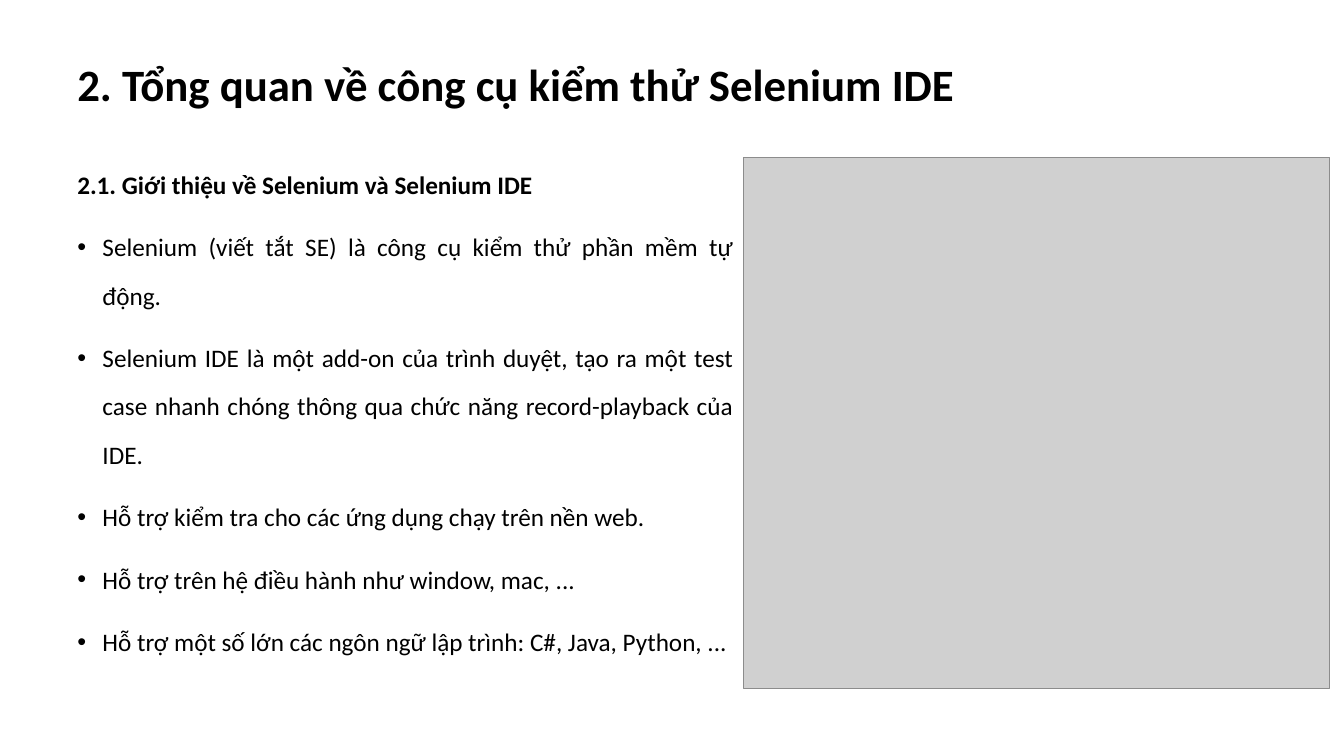
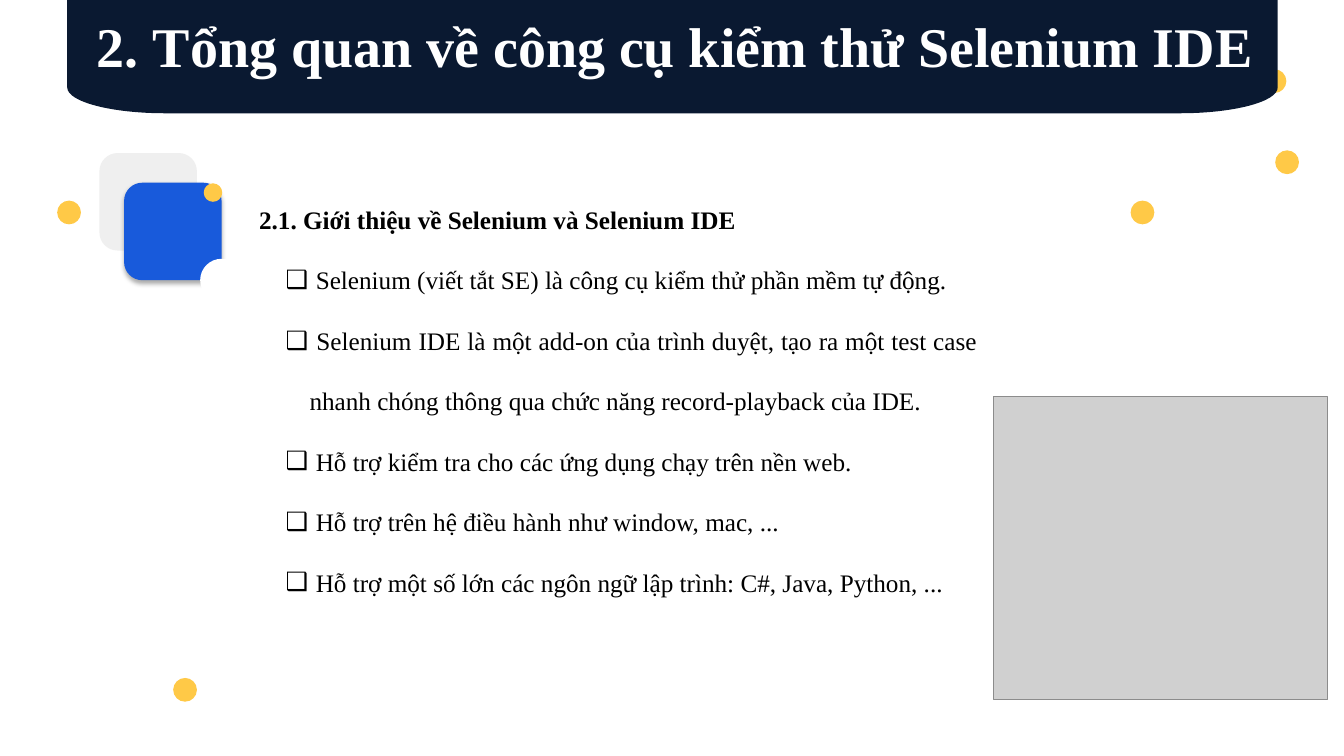
Before and after one commit to HoangNamBN/Tester, a slide deck: slide 5 of silde/SeleniumIDE.pptx (slide 4 before the commit). Drawn at 1344x756 pixels with LibreOffice and Linux fonts; fonts in the diff are those of the drawing; grey boxes stand for pictures. Boxes give left, top, right and bottom in pixels: in the first picture for what was removed or moved away, otherwise in the second. Text is boxed around its words. In the diff, an @@ line names an element or a change of style, - is before the commit and + after.

```diff
--- a/silde/SeleniumIDE.pptx
+++ b/silde/SeleniumIDE.pptx
@@ freeform shape added at (x1=65, y1=0, x2=1279, y2=113), fill #0A1931 @@
@@ text "2. Tổng quan về công ..." moved from (x1=77, y1=66, x2=954, y2=109) to (x1=97, y1=26, x2=1252, y2=77) @@
@@ text "2. Tổng quan về công ..." at (x1=97, y1=26, x2=1252, y2=77): size 32 to 40 pt, font Calibri to Times New Roman, text colour #000000 to #FFFFFF; alignment left to centre; line spacing 0.9 to 1; vertical alignment middle to top @@
@@ freeform shape added at (x1=1262, y1=69, x2=1288, y2=94), fill #FFC947 @@
@@ freeform shape added at (x1=1274, y1=149, x2=1300, y2=174), fill #FFC947 @@
@@ text "2.1. Giới thiệu về Selenium ..." moved from (x1=77, y1=175, x2=733, y2=656) to (x1=259, y1=210, x2=976, y2=598) @@
@@ text "2.1. Giới thiệu về Selenium ..." at (x1=259, y1=210, x2=976, y2=598): font Calibri to Times New Roman; line spacing 1.6 to 2; less space between paragraphs; bullet • to ❑; list level 1 to 2 in "Selenium (viết tắt SE) là ..."; list level 1 to 2 in "Selenium IDE là một add-on ..."; list level 1 to 2 in "Hỗ trợ kiểm tra cho ..."; list level 1 to 2 in "Hỗ trợ trên hệ điều ..."; list level 1 to 2 in "Hỗ trợ một số lớn ..." @@
@@ freeform shape added at (x1=56, y1=200, x2=82, y2=225), fill #FFC947 @@
@@ freeform shape added at (x1=1130, y1=200, x2=1155, y2=225), fill #FFC947 @@
@@ group added at (x1=99, y1=152, x2=244, y2=302): 4 freeform shapes @@
@@ picture resized from (x1=744, y1=157, x2=1331, y2=689) to (x1=993, y1=397, x2=1328, y2=700) @@
@@ freeform shape added at (x1=172, y1=678, x2=198, y2=703), fill #FFC947 @@
```
Also in this commit, not shown: 5 other slides changed, 9 slides added, 6 other files.
